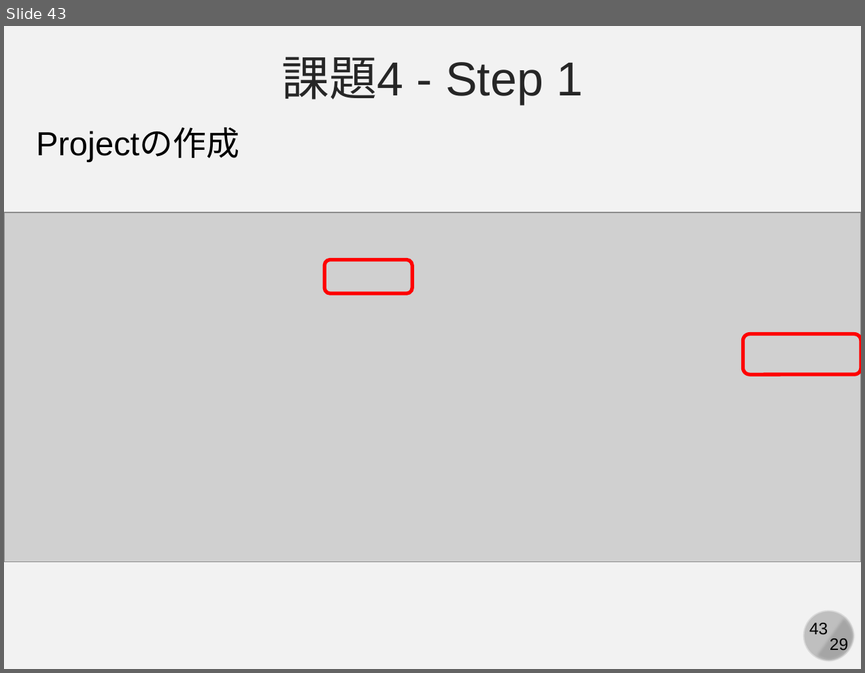
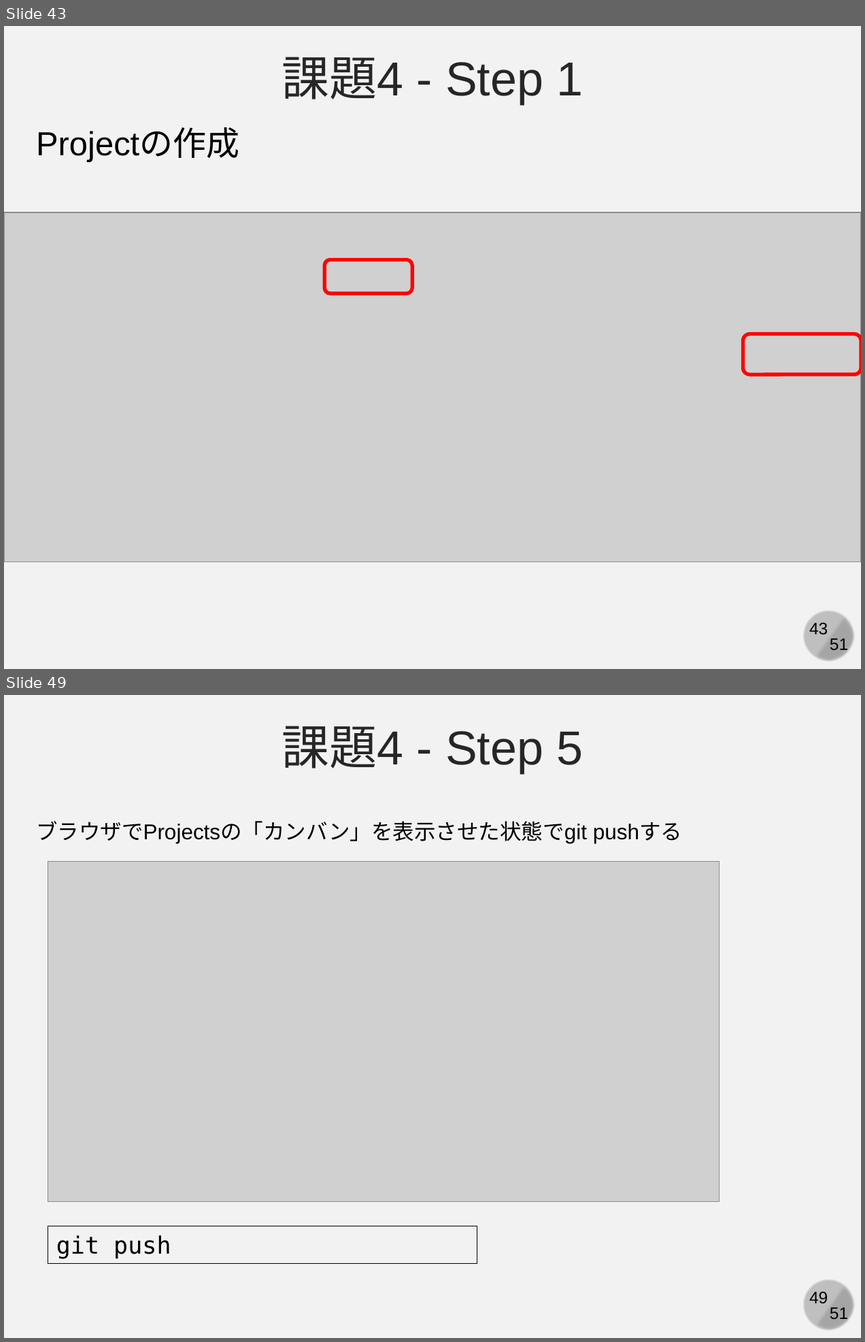
Before and after one commit to kaityo256/github, a slide deck: practice_github/fig/github_ex03.pptx. Shown one above the other, each under a label of ours: slide 43 before the commit, slides 43 and 49 after it; the slides between them are not shown. The pictures are 865x673 and 865x1342 pixels, drawn with LibreOffice and Linux fonts; fonts in the diff are those of the drawing; grey boxes stand for pictures. Boxes give left, top, right and bottom in pixels: in the first picture for what was removed or moved away, otherwise in the second. Text is boxed around its words. In the diff, an @@ line names an element or a change of style, - is before the commit and + after.

```diff
--- a/practice_github/fig/github_ex03.pptx
+++ b/practice_github/fig/github_ex03.pptx
@@ slide 49 added at (x1=4, y1=695, x2=861, y2=1338), background #F2F2F2; not listed: 4 template elements that a slide beside it also shows @@
@@ text added at (x1=281, y1=726, x2=583, y2=773), 40 pt, text #262626 @@
+課題4 - Step 5
@@ text added at (x1=36, y1=821, x2=682, y2=844), 18 pt, text #000000 @@
+ブラウザでProjectsの「カンバン」を表示させた状態でgit pushする
@@ picture added at (x1=48, y1=861, x2=719, y2=1202) @@
@@ rectangle added at (x1=48, y1=1225, x2=477, y2=1263), outline #000000 0.75 pt, 20 pt, text #000000 @@
+git push
@@ slide 43 changed as well @@
@@ text at (x1=830, y1=638, x2=848, y2=654): text changed @@
-29
+51
```
Also in this commit, not shown: 42 other slides changed, 7 other slides added.
